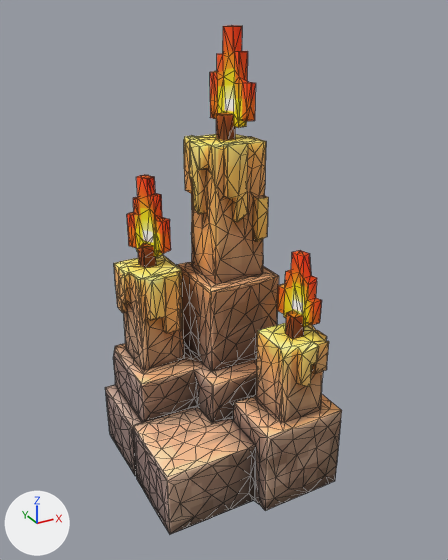
A saved change to the glTF model src/game/models/castle/props/floor-candelabrum.glb.
The view is the same before and after, from a 50 mm camera at (-0.438, -0.828, 0.776) aimed at (0.011, -0.01, 0.367). Lighting does not change. The marker at lower left points along +X, +Y and +Z. The picture after the commit comes second. Mesh edges are drawn as thin lines. Vertices at exactly the same position are counted once.

Names of what the first picture shows: 'tripo_node_175bd180-725e-4d02-8918-b8da12d5e2b1'.
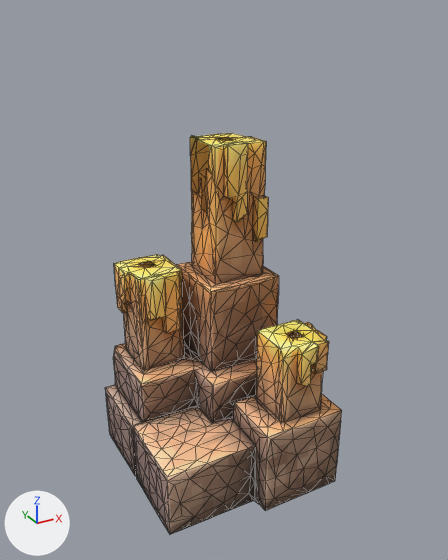
The change, as a list of edits to the scene's bpy script:
```text
Change me_meshes_0:
    used by ob_tripo_node_175bd180_725e_4d02_8918_b8da12d5e2b1; location = (0.0, 0.0, 0.0)
    remove me_meshes_0.from_pydata(...)  # 1782 vertices, 3560 faces; spans x -0.154..0.154, y -0.162..0.162, z 0.0..0.75
    add me_meshes_0.from_pydata(...)  # 1458 vertices, 2875 faces; spans x -0.154..0.154, y -0.162..0.162, z 0.0..0.584
    me_meshes_0 part 1: 248 vertices removed from x -0.092..0.085, y 0.021..0.157, z 0.378..0.75
    me_meshes_0 part 2: 76 vertices removed from x 0.075..0.115, y -0.138..-0.061, z 0.311..0.429
```

Location of each change, [x1, y1, x2, y2] in pixels of the pictures (448 x 560 px):
'tripo_node_175bd180-725e-4d02-8918-b8da12d5e2b1', reshaped (21% shorter): before [105, 25, 342, 534]; after [105, 133, 342, 534]
part 1 of me_meshes_0, deleted: before [127, 25, 256, 268]
part 2 of me_meshes_0, deleted: before [277, 250, 322, 339]
